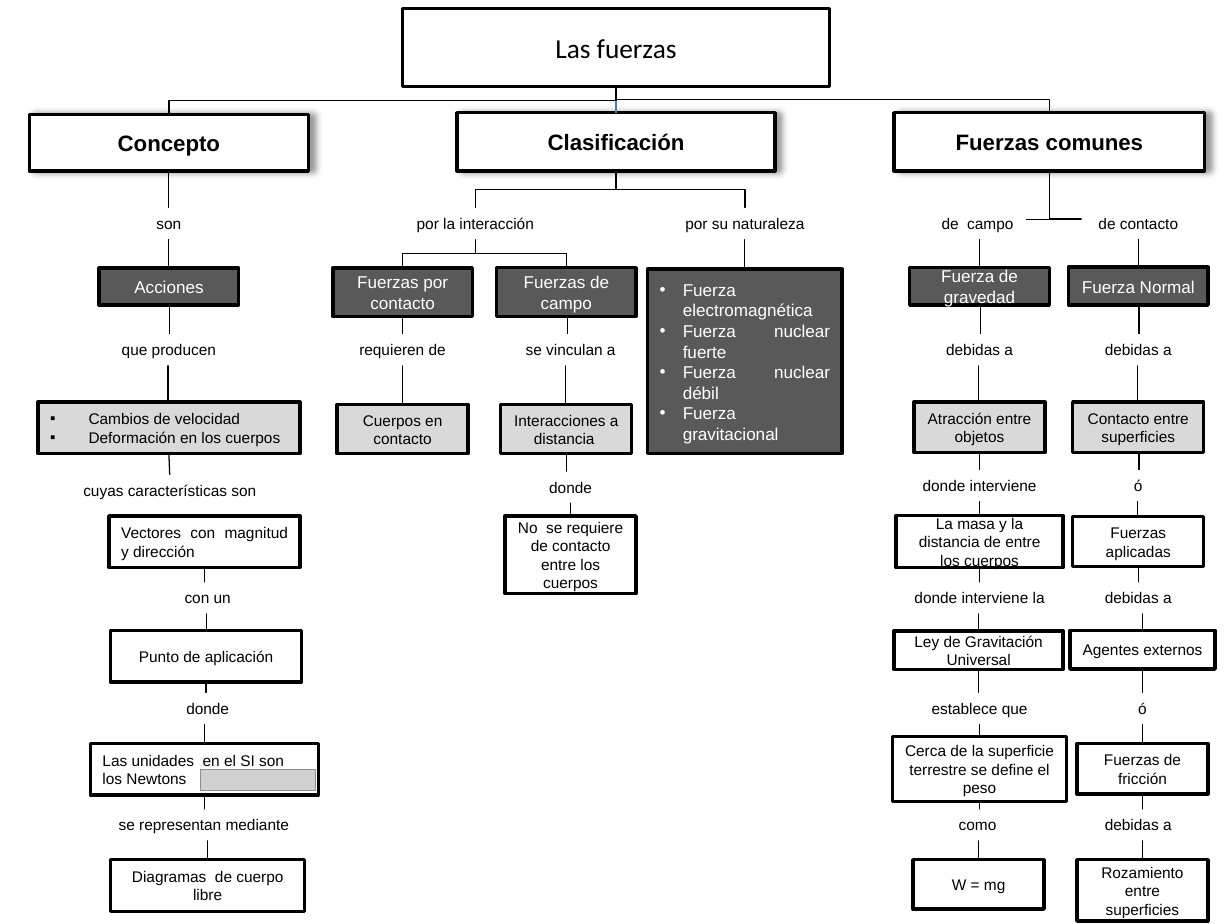
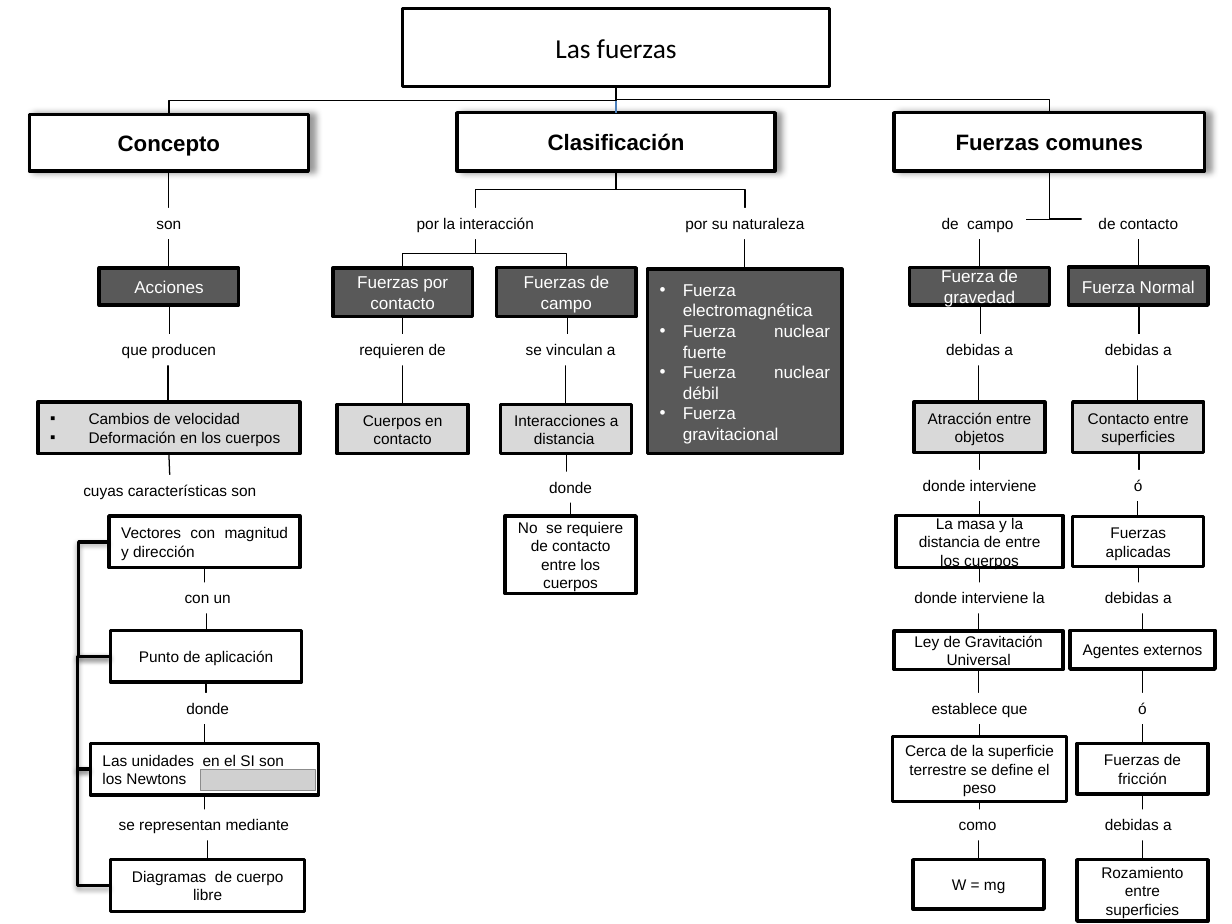
Before and after one commit to AulaPlanetaColombia/CienciasNaturales, a slide deck: slide 1 of fuentes/contenidos/grado10/guion04/CN_10_04_01_CO/CN_10_04_1.pptx. Drawn at 1232x924 pixels with LibreOffice and Linux fonts; fonts in the diff are those of the drawing; grey boxes stand for pictures. Boxes give left, top, right and bottom in pixels: in the first picture for what was removed or moved away, otherwise in the second. Text is boxed around its words. In the diff, an @@ line names an element or a change of style, - is before the commit and + after.

```diff
--- a/fuentes/contenidos/grado10/guion04/CN_10_04_01_CO/CN_10_04_1.pptx
+++ b/fuentes/contenidos/grado10/guion04/CN_10_04_01_CO/CN_10_04_1.pptx
@@ elbow line added from (108, 542) to (111, 657), #000000 2 pt @@
@@ elbow line added from (111, 657) to (90, 769), #000000 2 pt @@
@@ elbow line added from (90, 769) to (111, 886), #000000 2 pt @@
```
Also in this commit, not shown: 3 other files.
